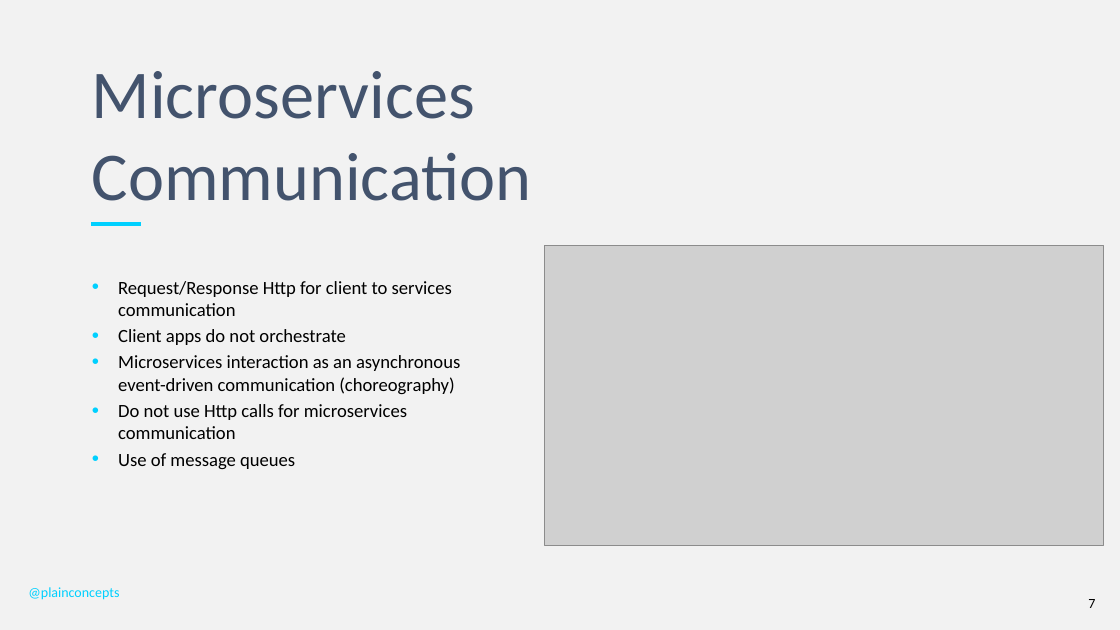
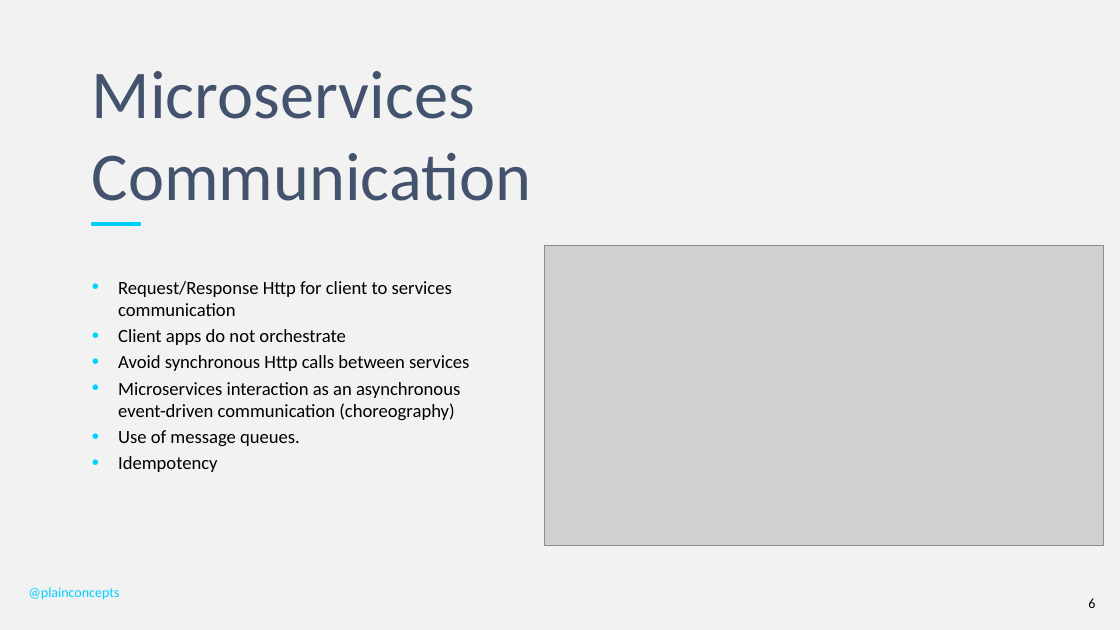
Before and after one commit to PlainConcepts/NetCore-Docker-Workshop, a slide deck: slide 6 of Docu/BestPractices&Antipatterns.pptx (slide 7 before the commit). Drawn at 1120x630 pixels with LibreOffice and Linux fonts; fonts in the diff are those of the drawing; grey boxes stand for pictures; background and template pictures are left out. Boxes give left, top, right and bottom in pixels: in the first picture for what was removed or moved away, otherwise in the second. Text is boxed around its words. In the diff, an @@ line names an element or a change of style, - is before the commit and + after.

```diff
--- a/Docu/BestPractices&Antipatterns.pptx
+++ b/Docu/BestPractices&Antipatterns.pptx
@@ text at bbox=[118, 355, 469, 371]: paragraph added @@
+• Avoid synchronous Http calls between services
@@ text at bbox=[118, 430, 300, 472]: text changed @@
-• Do not use Http calls for microservices communication
-• Use of message queues
+• Use of message queues.
+• Idempotency
@@ page number at bbox=[1088, 598, 1095, 608]: text changed @@
-7
+6
```
Also in this commit, not shown: 1 other slide changed, 4 slides added, 10 slides removed.
